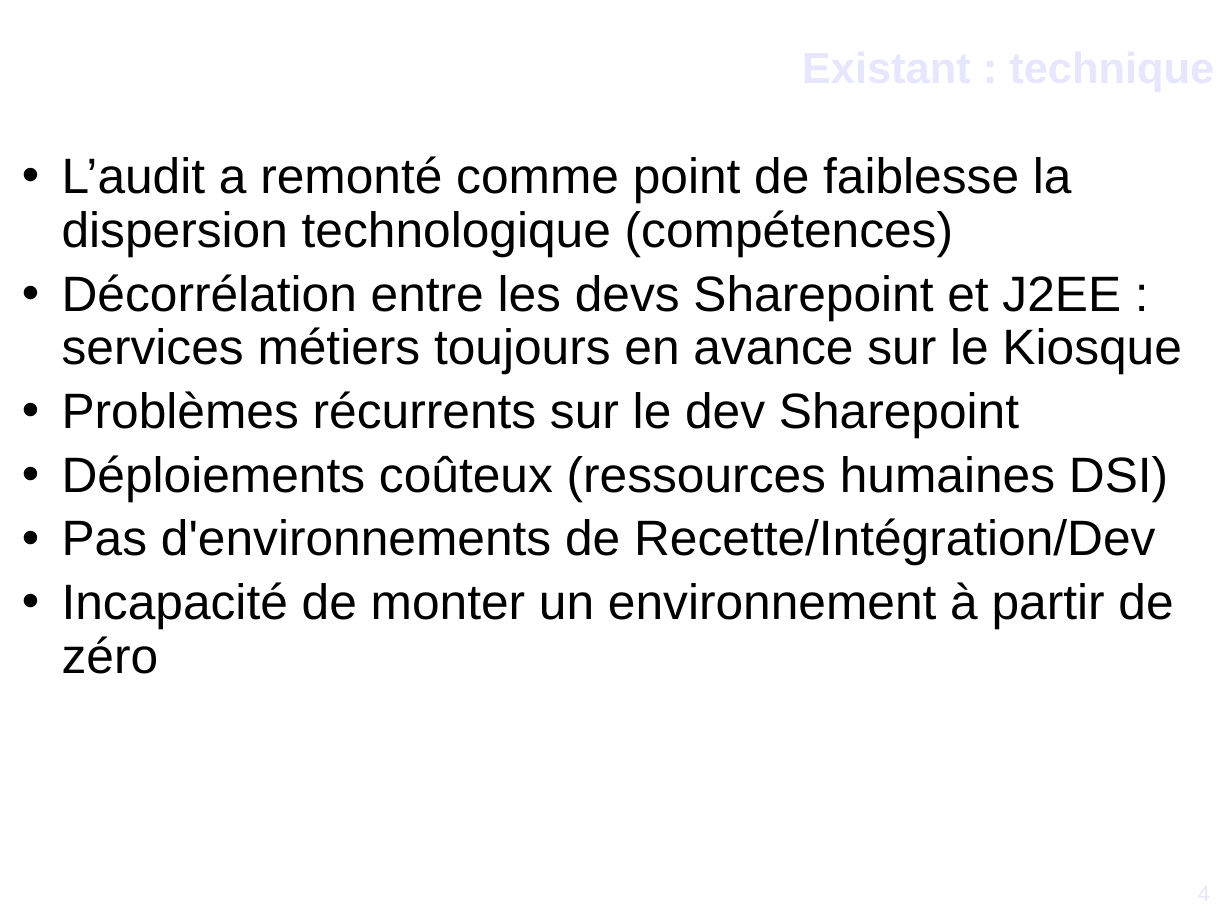
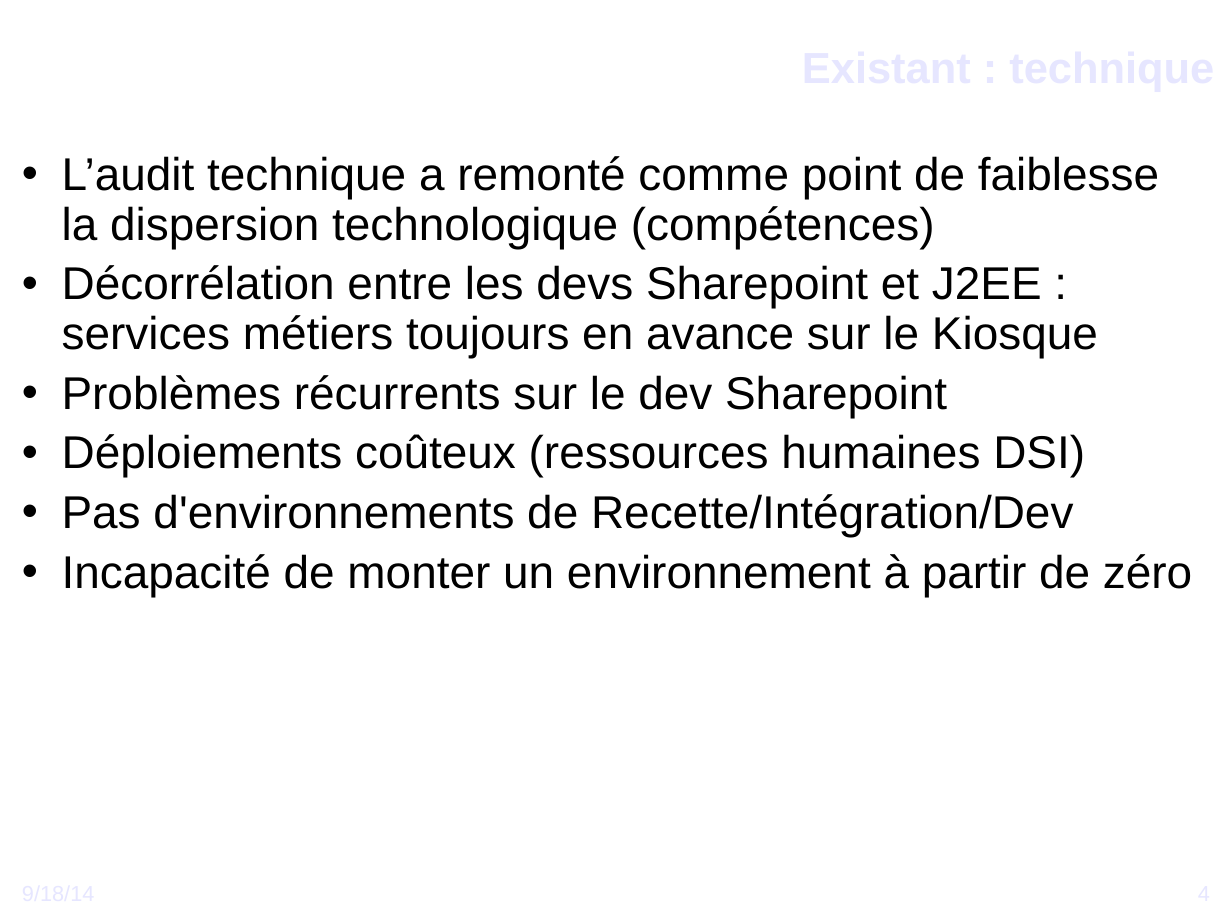
Before and after one commit to DSI-Ville-Noumea/sirh-kiosque-j2ee-old, a slide deck: slide 4 of src/site/resources/Vers_un_Kiosque_RH_J2EE.odp. Drawn at 1232x924 pixels with LibreOffice and Linux fonts; fonts in the diff are those of the drawing; background and template pictures are left out. Boxes give left, top, right and bottom in pixels: in the first picture for what was removed or moved away, otherwise in the second. Text is boxed around its words. In the diff, an @@ line names an element or a change of style, - is before the commit and + after.

```diff
--- a/src/site/resources/Vers_un_Kiosque_RH_J2EE.odp
+++ b/src/site/resources/Vers_un_Kiosque_RH_J2EE.odp
@@ text at [62,156,1159,249]: text changed; size 32 to 29.6 pt @@
-• L’audit a remonté comme point de faiblesse la dispersion technologique (compétences)
+• L’audit technique a remonté comme point de faiblesse la dispersion technologique (compétences)
@@ text at [62,265,1192,597]: size 32 to 29.6 pt in "Décorrélation entre les devs Sharepoint et J2EE ...", "Problèmes récurrents sur le dev Sharepoint", "Déploiements coûteux (ressources humaines DSI)", "Pas d'environnements de Recette/Intégration/Dev" and 1 more places @@
@@ text added at [22,880,421,923], 14 pt, text #E6E6FF @@
+9/18/14
```
Also in this commit, not shown: 22 other slides changed, 20 slides added, 20 slides removed.
